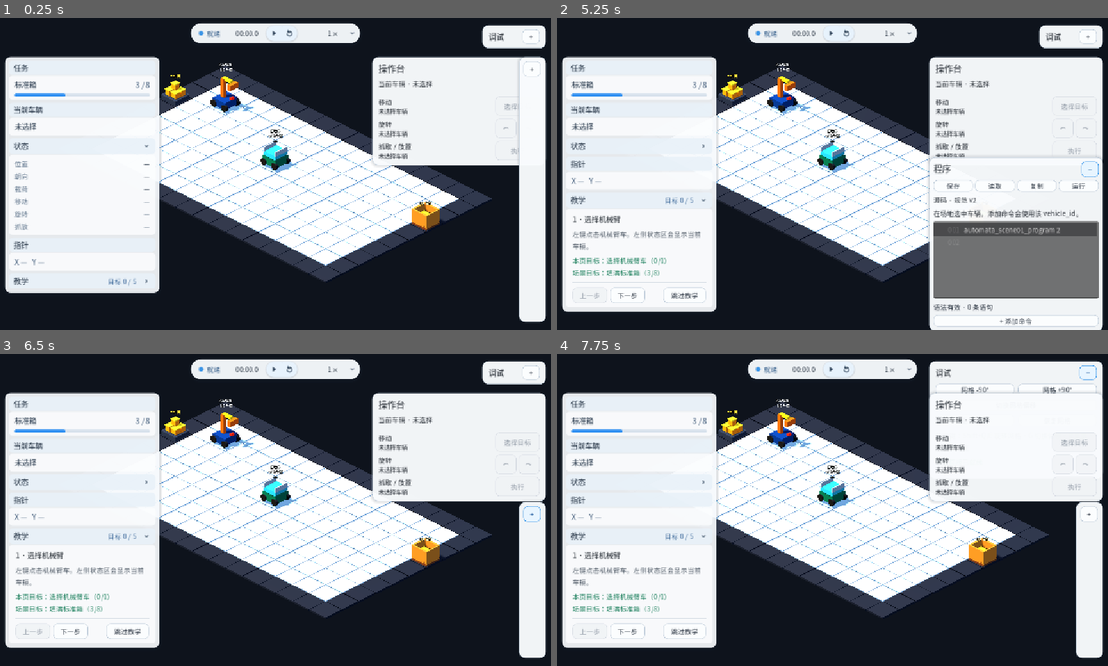
Above: before the commit, frames 1-4 (two rows, left to right).
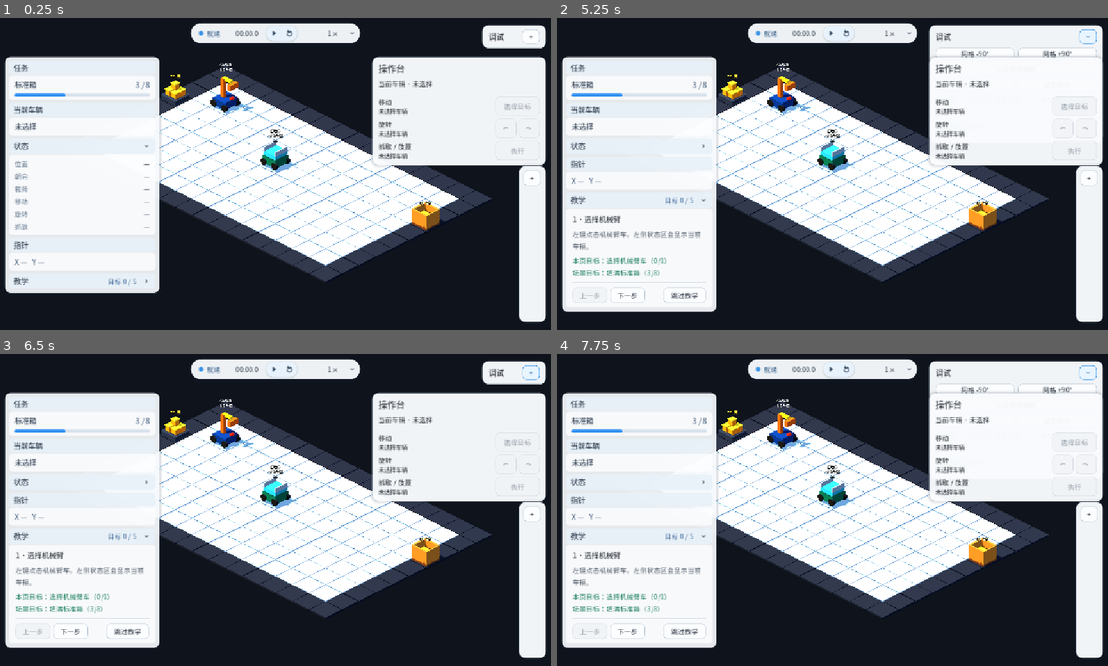
Above: after the commit, the same moments.

Repository: Ri0n72Y/automata
Game: Godot game, scene res://scenes/scene_01/scene_01_basic_packing.tscn
Same seed, same stepped clock (60 frames per second), same inputs: the game is played once before the commit and once after it.
Inputs (mouse positions are in pixels of both pictures, inside the frame that each line leads up to):
- Up to frame 1 (0.25 s): no input
- Up to frame 2 (5.25 s): click (705, 145) at 0.5 s; click (705, 198) at 1.27 s; click "下一步" at 2 s; click "上一步" at 2.75 s; click "跳过教学" at 3.5 s; click "打开教学" at 4.25 s; click "+" at 5 s
- Up to frame 3 (6.5 s): click "−" at 5.75 s
- Up to frame 4 (7.75 s): click "1×" at 6.5 s; click "+" at 7.25 s

The runs differ from the first frame. In frame 1, 0.2% of the frame differs, in the area x 94-100%, y 12-54%; in frame 2, 17%, in the area x 67-100%, y 2-100%; in frame 3, less than 0.1%; in frame 4, nothing differs.

Commit message:
fix(scene-01): apply stacked rail layout on ready

Diff:
--- a/scripts/scene_01/scene_01_program_ui.gd
+++ b/scripts/scene_01/scene_01_program_ui.gd
@@ -35,6 +35,7 @@
 	_bind_runner()
 	_vehicle_selection.selection_changed.connect(_on_vehicle_selection_changed)
 	get_viewport().size_changed.connect(_apply_workspace_layout)
+	_apply_workspace_layout()
 	call_deferred("_initialize_editor")
 
 func _input(event: InputEvent) -> void:
